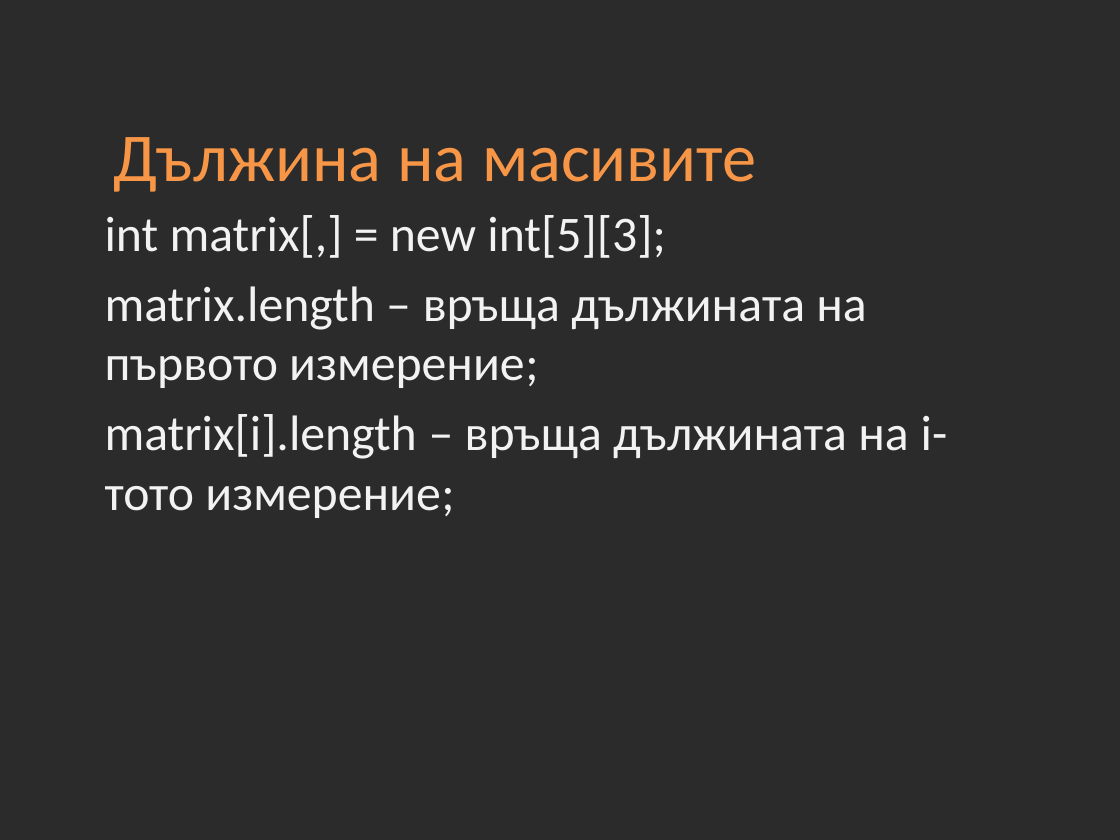
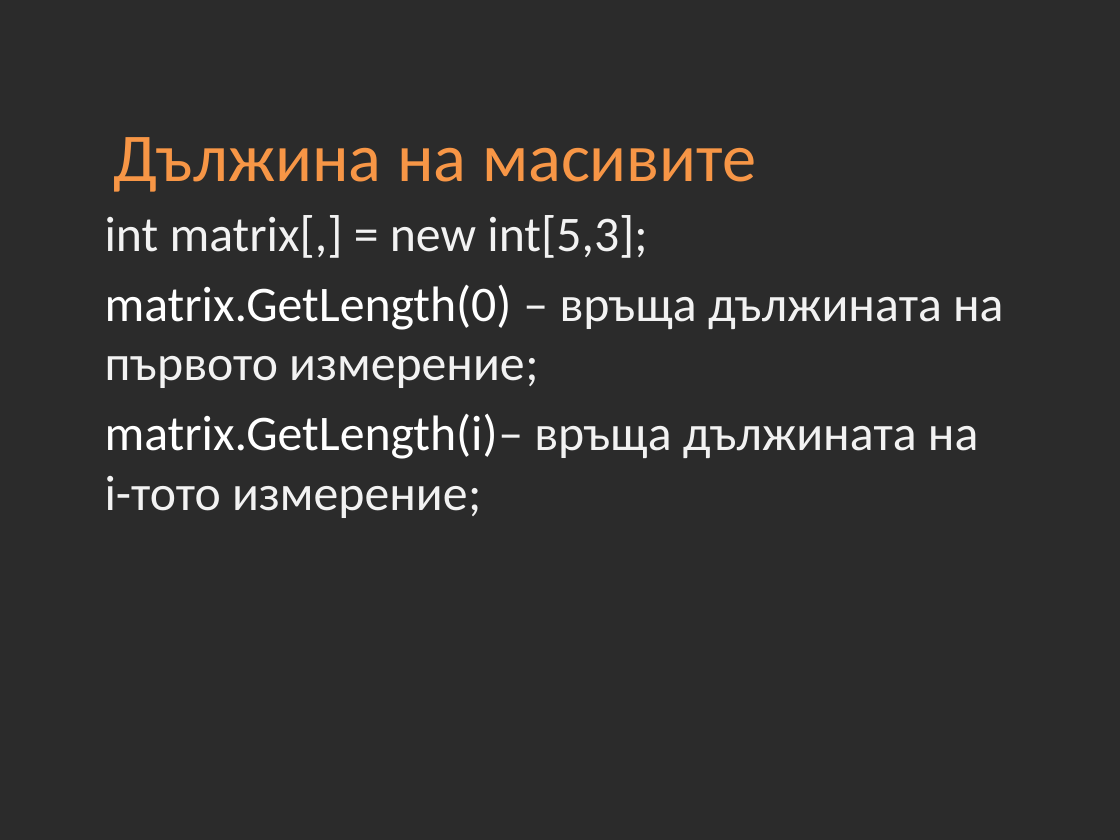
Before and after one commit to Academy-Soft-Intellect/Programming-Introduction-Course, a slide deck: slide 24 of 07-Arrays.pptx. Drawn at 1120x840 pixels with LibreOffice and Linux fonts; fonts in the diff are those of the drawing; background and template pictures are left out; a plain dark background stands for a picture behind light text. Boxes give left, top, right and bottom in pixels: in the first picture for what was removed or moved away, otherwise in the second. Text is boxed around its words. In the diff, an @@ line names an element or a change of style, - is before the commit and + after.

```diff
--- a/07-Arrays.pptx
+++ b/07-Arrays.pptx
@@ text at <box>105,215,1003,518</box>: text changed @@
-int matrix[,] = new int[5][3];
-matrix.length – връща дължината на първото измерение;
-matrix[i].length – връща дължината на i-тото измерение;
+int matrix[,] = new int[5,3];
+matrix.GetLength(0) – връща дължината на първото измерение;
+matrix.GetLength(i)– връща дължината на i-тото измерение;
```
Also in this commit, not shown: 5 other slides changed, 30 other files.
